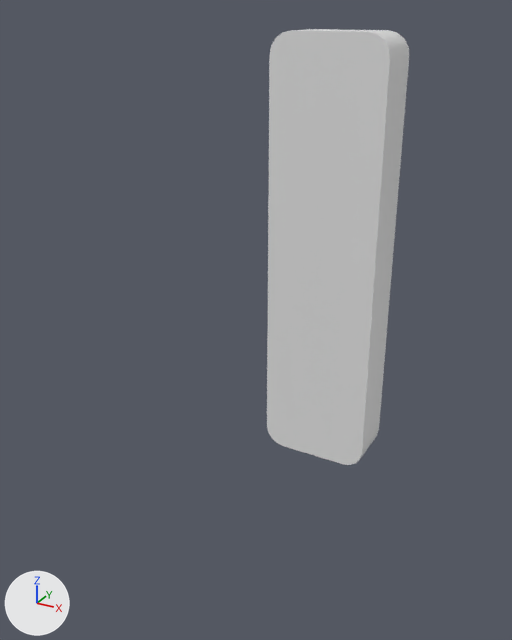
The Blender file Data/Models/Doors/Handles/Blend/handle_06.blend, before and after one commit.
The view is the same before and after, from a 50 mm lens placed at (0.067, -0.1684, 0.0597), pointed at (-0.0035, -0.0403, -0.0043). Arrows for +X, +Y and +Z are at lower left; the lights stay in place. The first picture is the older version.

The first picture shows 'handle'.
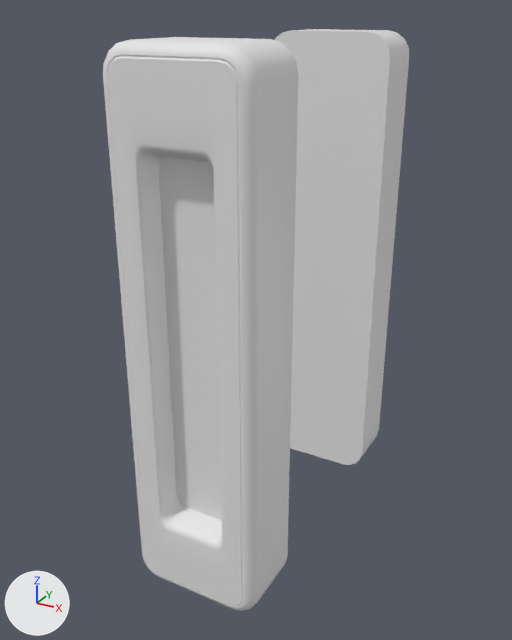
The newer file is also turned or shifted as a whole; pictures and numbers use the older file's frame.

Patch to the scene script:
```diff
--- a/Data/Models/Doors/Handles/Blend/handle_06.blend.py
+++ b/Data/Models/Doors/Handles/Blend/handle_06.blend.py
@@ me_cube_009 @@
 # used by ob_handle; location = (0.0, 0.0, 0.0)
-me_cube_009.from_pydata(...)  # 344 vertices, 312 faces; spans x -0.0145..0.0145, y -0.0138..0.0018, z -0.0552..0.0552
+me_cube_009.from_pydata(...)  # 688 vertices, 624 faces; spans x -0.0145..0.0145, y -0.0742..0.0018, z -0.0552..0.0552
+# me_cube_009 part 1: the loose piece of 344 vertices spanning x -0.0145..0.0145, y -0.0138..0.0018, z -0.0552..0.0552 is copied, and the copy is mirrored in y about its middle, then moved by (0.0, -0.0604, 0.0); it spans x -0.0145..0.0145, y -0.0742..-0.0586, z -0.0552..0.0552
 me_cube_009.materials.append(mat_material)
```

What differs and where, as boxes (x1, y1, x2, y2) in the pictures (512 x 640 px):
'handle', reshaped (115% wider, 33% taller)
    before: (267, 29, 409, 465)
    after: (103, 29, 409, 611)
part 1 of me_cube_009, added
    after: (103, 37, 298, 611)
